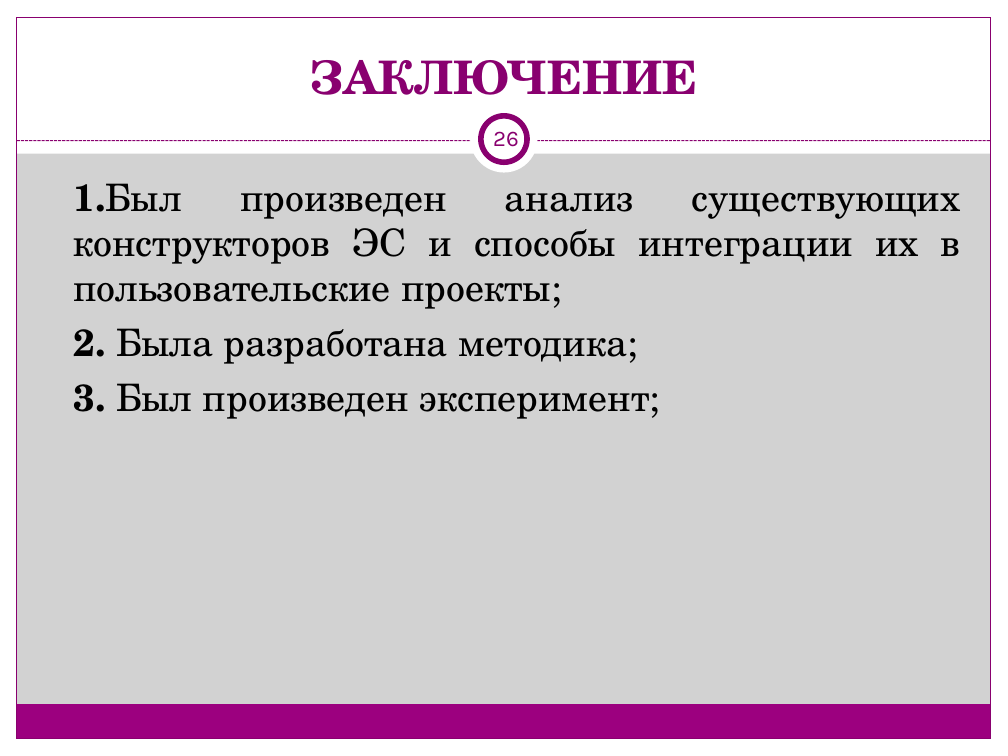
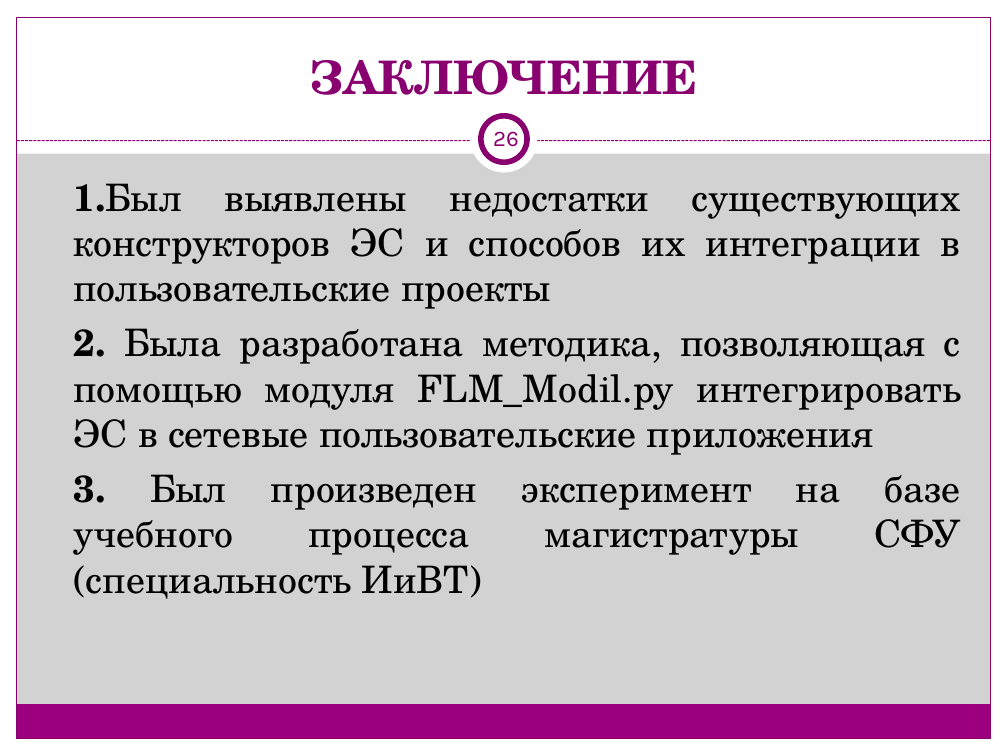
Before and after one commit to tyomka896/flm_react, a slide deck: slide 26 of presentation2206.ppt. Drawn at 1008x756 pixels with LibreOffice and Linux fonts; fonts in the diff are those of the drawing. Boxes give left, top, right and bottom in pixels: in the first picture for what was removed or moved away, otherwise in the second. Text is boxed around its words. In the diff, an @@ line names an element or a change of style, - is before the commit and + after.

```diff
--- a/presentation2206.ppt
+++ b/presentation2206.ppt
@@ text at bbox=[73, 183, 961, 599]: text changed @@
-  1.Был произведен анализ существующих конструкторов ЭС и способы интеграции их в пользовательские проекты;
-  2. Была разработана методика;
-  3. Был произведен эксперимент;
+  1.Был выявлены недостатки существующих конструкторов ЭС и способов их интеграции в пользовательские проекты
+  2. Была разработана методика, позволяющая с помощью модуля FLM_Modil.py интегрировать ЭС в сетевые пользовательские приложения
+  3. Был произведен эксперимент на базе учебного процесса магистратуры СФУ (специальность ИиВТ)
```
Also in this commit, not shown: 9 other slides changed.
